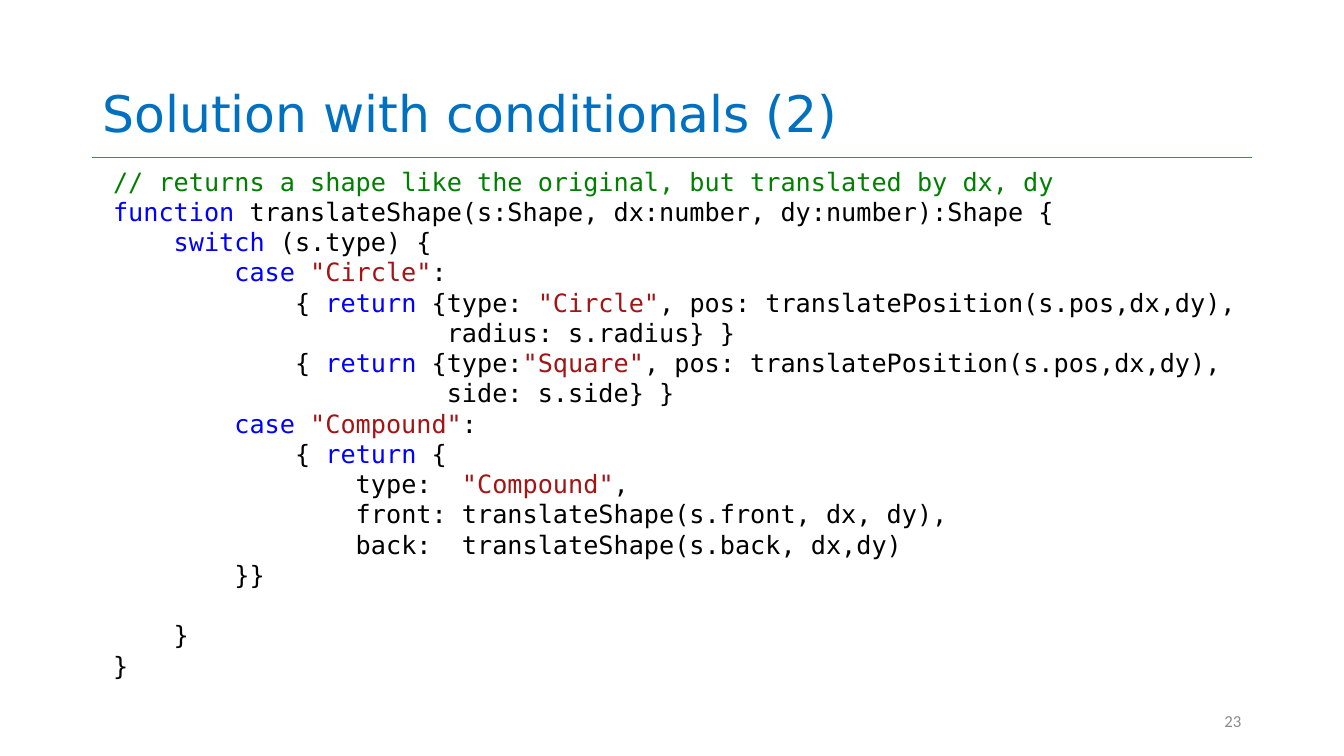
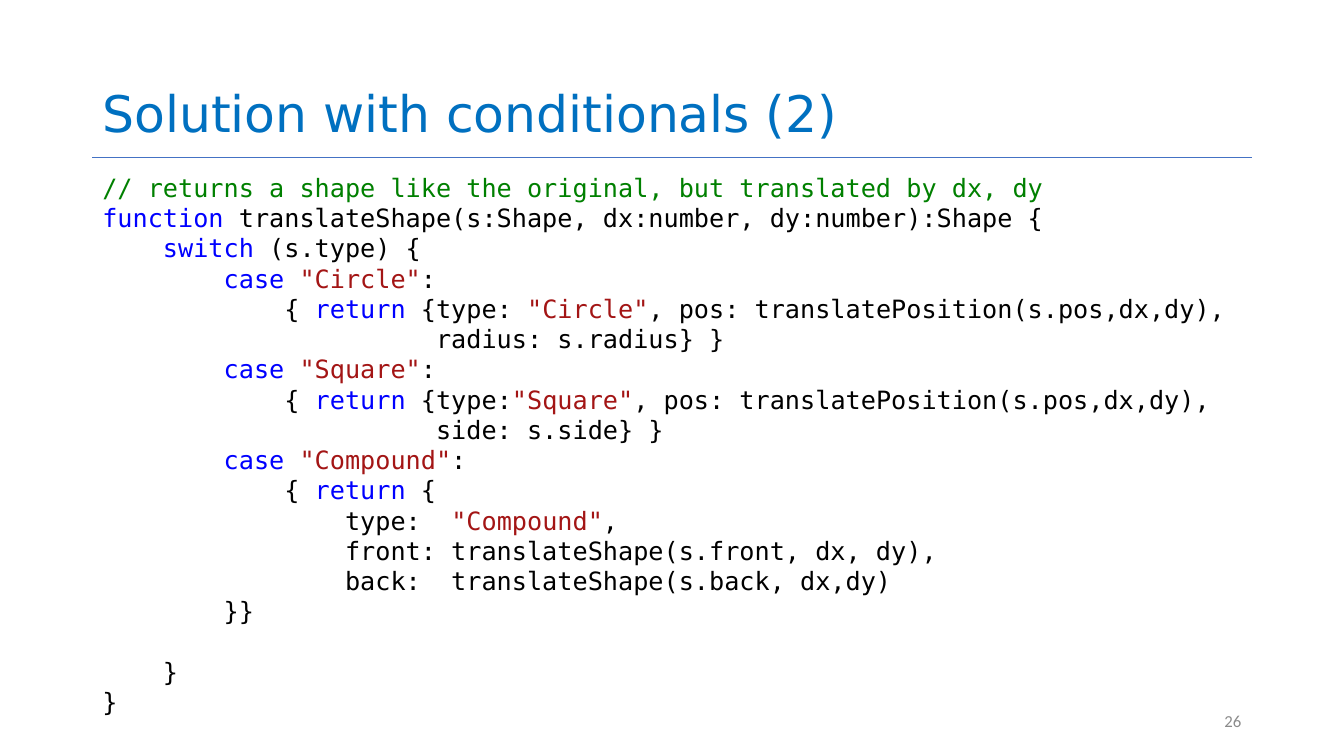
Before and after one commit to neu-se/CS4530-CS5500-Spring-2021, a slide deck: slide 26 of Slides/Lesson 1.3 Object-Oriented Principles.pptx (slide 23 before the commit). Drawn at 1344x756 pixels with LibreOffice and Linux fonts; fonts in the diff are those of the drawing. Boxes give left, top, right and bottom in pixels: in the first picture for what was removed or moved away, otherwise in the second. Text is boxed around its words. In the diff, an @@ line names an element or a change of style, - is before the commit and + after.

```diff
--- a/Slides/Lesson 1.3 Object-Oriented Principles.pptx
+++ b/Slides/Lesson 1.3 Object-Oriented Principles.pptx
@@ text "// returns a shape like ...": place and size @@
-text "// returns a shape like ..." at <box>113,171,1235,560</box>
+text "// returns a shape like ..." at <box>102,177,1225,596</box>
@@ text at <box>224,359,437,384</box>: paragraph added @@
+case "Square":
@@ page number at <box>1224,716,1241,727</box>: text changed @@
-23
+26
```
Also in this commit, not shown: 16 other slides changed, 3 slides added, 3 other files.
